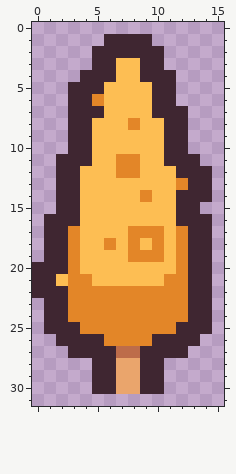
One commit to this pixel-art sprite: Art/World/Interactables/Interactable_Tree_Yellow.png. The first picture shows the starting point.
The file is 16x32 pixels.
The same view after the edit:
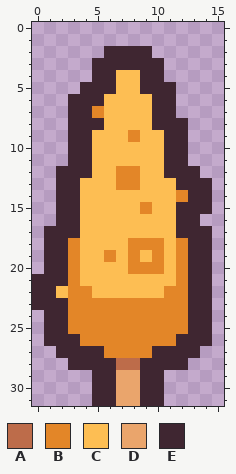
Palette (. is transparent): A #bd6c4a  B #e38628  C #fdbe53  D #eaa56c  E #3f2631
Difference:
Colour A replaces colour D in row 28 at x 7 to 8.
Colour B replaces colour A in row 27 at x 7 to 8.
Colour B replaces colour C in row 9 at x 8; in row 13 at x 7 to 8; in row 15 at x 9; in row 18 at x 9; in row 19 at x 6; in row 20 at x 8 to 10.
Colour B replaces colour E in row 7 at x 5; in row 14 at x 12; in row 25 at x 3 and 12; in row 26 at x 4 to 5 and 10 to 11; in row 27 at x 6 and 9.
Colour C replaces colour B in row 8 at x 8; in row 11 at x 7 to 8; in row 14 at x 9; in row 17 at x 8 to 10; in row 18 at x 6; in row 19 at x 9.
Colour C replaces colour B in row 21 at x 4 and 11; in row 22 at x 5 to 10.
Colour C replaces colour E in row 22 at x 2.
Colour D is added in row 31 at x 7 to 8.
Colour E is added in row 15 at x 14; in row 23 at x 0; in row 26 at x 1 and 14; in row 27 at x 2 and 13; in row 28 at x 3 to 4 and 11 to 12; in row 31 at x 5 to 6 and 9 to 10.
Colour E replaces colour B in row 6 at x 5; in row 13 at x 12; in row 17 at x 3 and 12.
Colour E replaces colour C in row 3 at x 7 to 8; in row 5 at x 6 and 9; in row 8 at x 5 and 10; in row 12 at x 4 and 11; in row 21 at x 2.
The edit erases colour E in row 1 at x 6 to 9; in row 2 at x 5 and 10; in row 4 at x 4 and 11; in row 5 at x 3; in row 7 at x 12; in row 11 at x 2 and 13.
The edit erases colour E in row 12 at x 14; in row 16 at x 1 and 14; in row 20 at x 0.
Where, in picture pixels (left, top, right, bottom), the same in both pictures:
changed: (32, 34, 212, 406)
